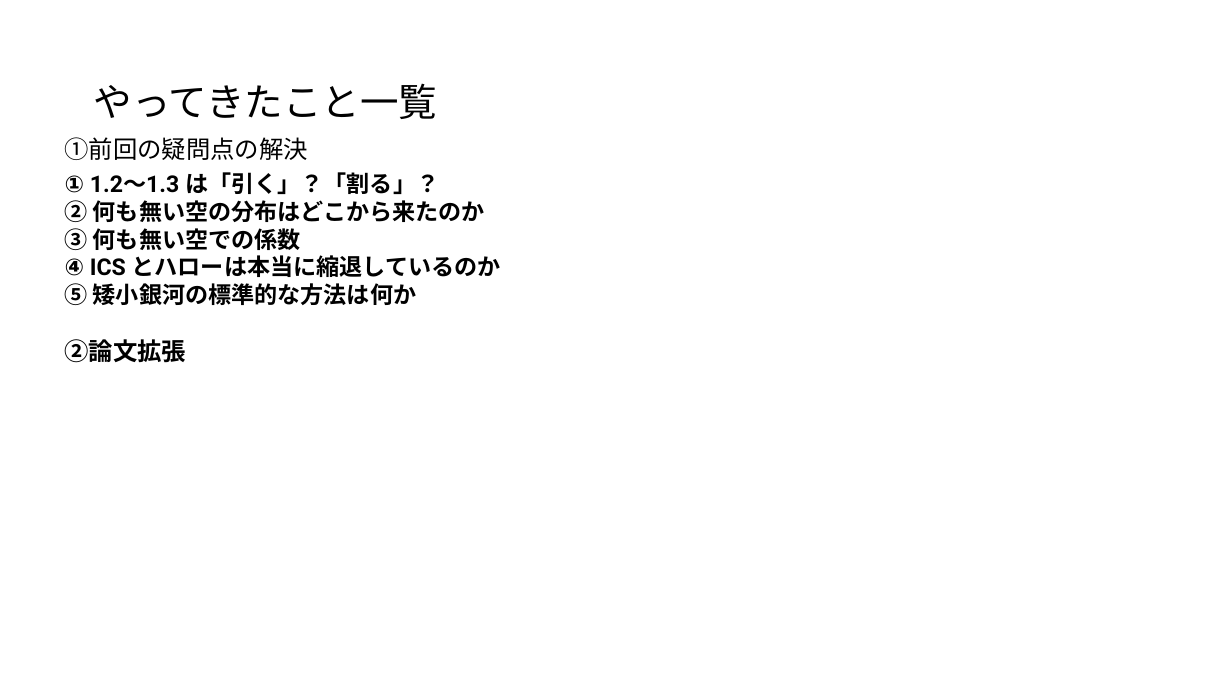
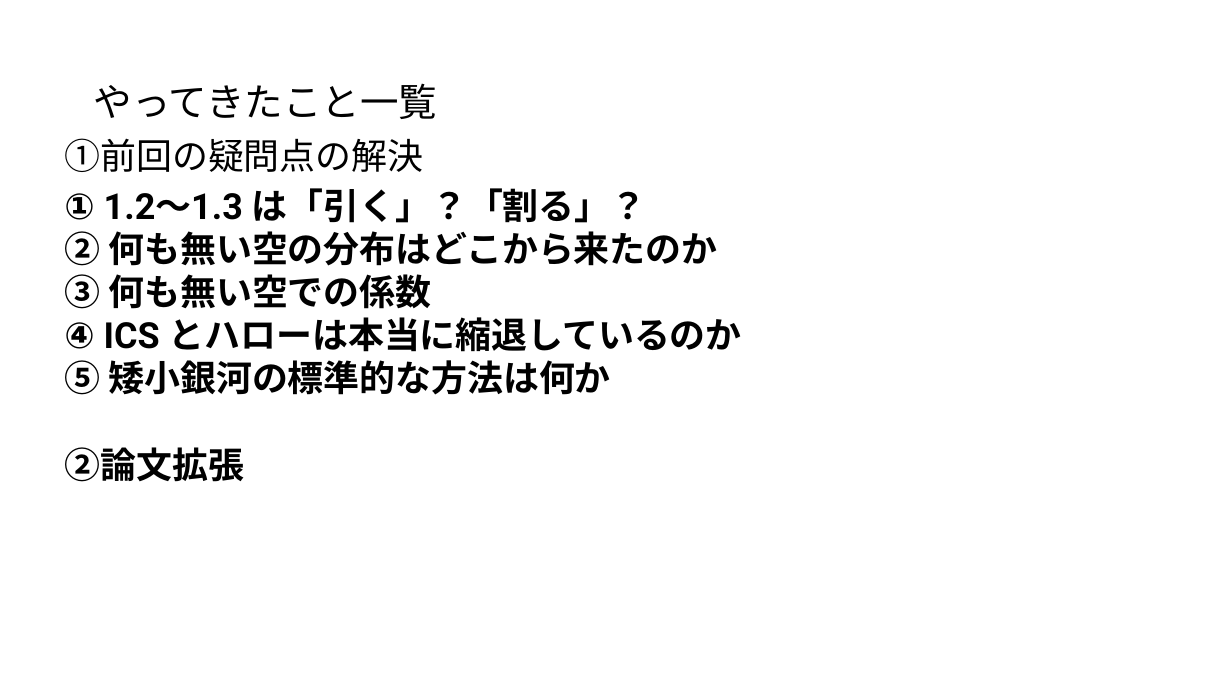
Before and after one commit to Mikann20041029/darkmatter-slides, a slide deck: slide 2 of slides/2026-10-09_研究報告_10枚版.pptx. Drawn at 1232x693 pixels with LibreOffice and Linux fonts; fonts in the diff are those of the drawing. Boxes give left, top, right and bottom in pixels: in the first picture for what was removed or moved away, otherwise in the second. Text is boxed around its words. In the diff, an @@ line names an element or a change of style, - is before the commit and + after.

Commit message:
slides: 本人の編集版を更新 (10-06 14:58)

```diff
--- a/slides/2026-10-09_研究報告_10枚版.pptx
+++ b/slides/2026-10-09_研究報告_10枚版.pptx
@@ text "①前回の疑問点の解決" at (x1=64, y1=138, x2=742, y2=482): size 19 to 28 pt in "①前回の疑問点の解決", "②論文拡張"; size 18 to 28 pt in "① 1.2〜1.3 は「引く」？「割る」？", "② 何も無い空の分布はどこから来たのか", "③ 何も無い空での係数", "④ ICS とハローは本当に縮退しているのか" and 1 more places @@
```
